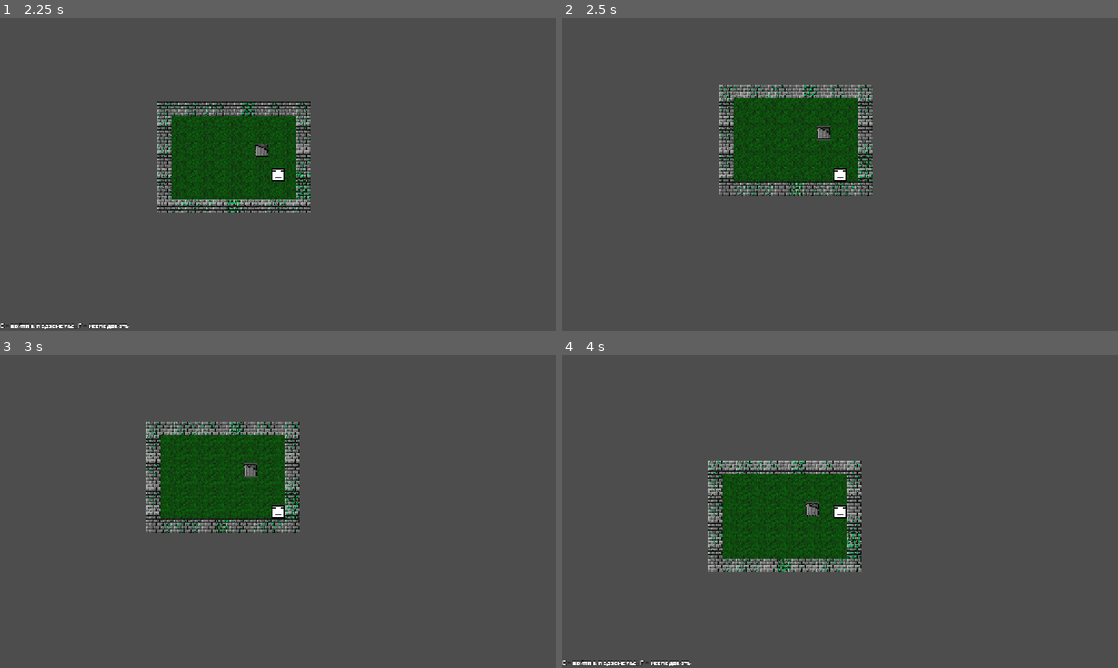
Above: before the commit, frames 1-4 (two rows, left to right).
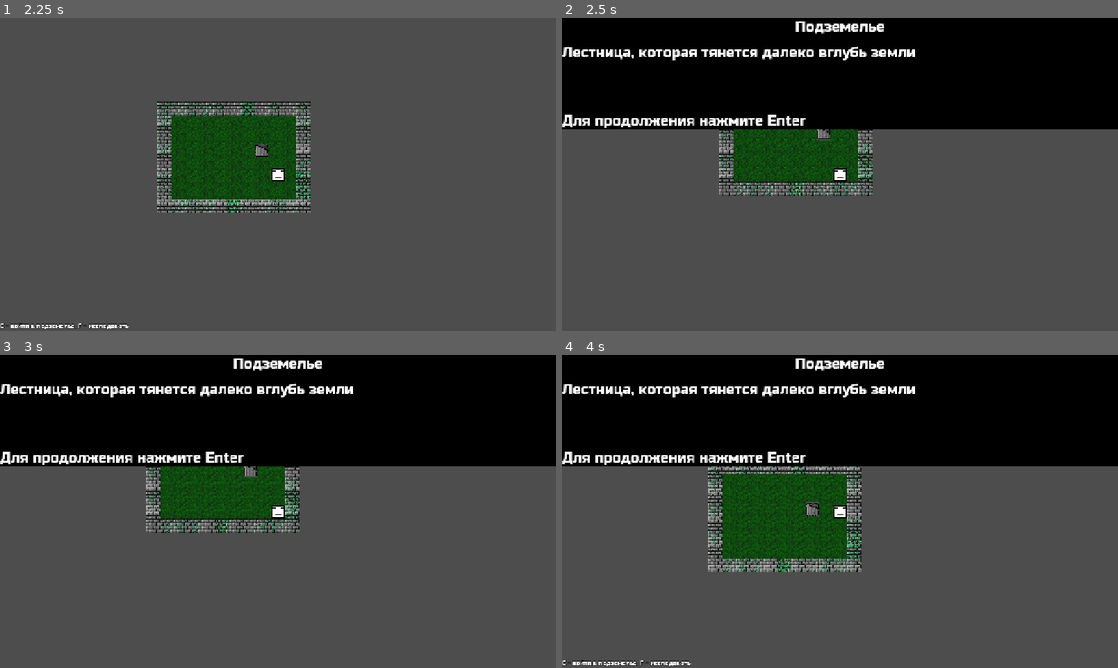
Above: after the commit, the same moments.

Repository: Rubytomatoboss/HOTD
Game: Godot game, scene res://scenes/menu.tscn
Same seed, same stepped clock (60 frames per second), same inputs: the game is played once before the commit and once after it.
Inputs:
- Up to frame 1 (2.25 s): click "Играть" at 0.5 s; tap Enter at 1.25 s; hold Right (move_right) 1.28-2.03 s; hold F (examine) 1.28-2.03 s; tap E (interaction) at 1.55, 2.1 s; hold Down (move_down) from 2.03 s (still down)
- Up to frame 2 (2.5 s): keep holding Down (move_down); tap F (examine) at 2.3 s
- Up to frame 3 (3 s): tap Space at 2.75 s; release Down (move_down) at 2.78 s; hold Right (move_right) from 2.78 s (still down); hold F (examine) from 2.78 s (still down)
- Up to frame 4 (4 s): tap E (interaction) at 3.05, 3.6 s; tap Enter at 3.5 s; release Right (move_right) at 3.53 s; release F (examine) at 3.53 s; hold Up (move_up) from 3.53 s (still down); tap F (examine) at 3.8 s

Frame 1 is identical in both runs. In frame 2, 35% of the frame differs, in the area x 0-100%, y 0-36%; in frame 3, 35%; in frame 4, 35%.

Commit message:
реализовываю механику исследования объектов

Diff:
--- a/project.godot
+++ b/project.godot
@@ -22,6 +22,17 @@
 window/size/mode=2
 window/stretch/mode="canvas_items"
 window/stretch/aspect="expand"
+
+[file_customization]
+
+folder_colors={
+"res://fonts/": "gray",
+"res://resources/": "orange",
+"res://scenes/": "red",
+"res://scripts/": "green",
+"res://sprites/": "blue",
+"res://tilesets/": "gray"
+}
 
 [input]
 
@@ -59,6 +70,11 @@
 "events": [Object(InputEventKey,"resource_local_to_scene":false,"resource_name":"","device":-1,"window_id":0,"alt_press …(192 unchanged characters)…
 ]
 }
+press_to_continue={
+"deadzone": 0.2,
+"events": [Object(InputEventKey,"resource_local_to_scene":false,"resource_name":"","device":-1,"window_id":0,"alt_pressed":false,"shift_pressed":false,"ctrl_pressed":false,"meta_pressed":false,"pressed":false,"keycode":0,"physical_keycode":4194309,"key_label":0,"unicode":0,"location":0,"echo":false,"script":null)
+]
+}
 
 [layer_names]
 
--- a/scenes/black_frame.tscn
+++ b/scenes/black_frame.tscn
@@ -49,3 +49,16 @@
 text = "Something"
 label_settings = SubResource("LabelSettings_h8au2")
 autowrap_mode = 2
+
+[node name="CenterLabel2" type="Label" parent="ColorRect"]
+layout_mode = 1
+anchors_preset = 12
+anchor_top = 1.0
+anchor_right = 1.0
+anchor_bottom = 1.0
+offset_top = -39.0
+grow_horizontal = 2
+grow_vertical = 0
+text = "Для продолжения нажмите Enter"
+label_settings = SubResource("LabelSettings_h8au2")
+autowrap_mode = 2
--- a/scenes/world.tscn
+++ b/scenes/world.tscn
@@ -1,8 +1,9 @@
-[gd_scene load_steps=6 format=4 uid="uid://ctpjoaws40sin"]
+[gd_scene load_steps=7 format=4 uid="uid://ctpjoaws40sin"]
 
 [ext_resource type="TileSet" uid="uid://lgikbmvv2yjp" path="res://tilesets/test_tile_set.tres" id="1_i7141"]
 [ext_resource type="PackedScene" uid="uid://dvvg50n3gx6qi" path="res://scenes/player.tscn" id="2_71j4m"]
 [ext_resource type="PackedScene" uid="uid://dd57xou3vgb58" path="res://scenes/test_object.tscn" id="3_4wyf3"]
+[ext_resource type="PackedScene" uid="uid://c3iume7ejc5jr" path="res://scenes/black_frame.tscn" id="5_71j4m"]
 [ext_resource type="Script" uid="uid://cuefcb0neh4ua" path="res://resources/blank_object.gd" id="6_q5onr"]
 
 [sub_resource type="Resource" id="Resource_71j4m"]
@@ -24,9 +25,16 @@
 
 [node name="Player" parent="." instance=ExtResource("2_71j4m")]
 
-[node name="Camera2D" type="Camera2D" parent="Player"]
+[node name="Camera" type="Camera2D" parent="Player"]
 scale = Vector2(0.5, 0.5)
 
 [node name="Object" parent="." instance=ExtResource("3_4wyf3")]
 position = Vector2(112, -16)
 object_stats = SubResource("Resource_71j4m")
+
+[node name="CanvasLayer" type="CanvasLayer" parent="."]
+
+[node name="BlackFrame" parent="CanvasLayer" instance=ExtResource("5_71j4m")]
+visible = false
+
+[connection signal="showBlackFrame" from="Object" to="CanvasLayer/BlackFrame" method="_on_object_show_black_frame"]
--- a/scripts/black_frame.gd
+++ b/scripts/black_frame.gd
@@ -1,13 +1,21 @@
 extends Control
 class_name BlackFrame
 
-var upper_text: String
-var center_text: String
+
+#var upper_text: String
+#var center_text: String
 
 @onready var upper_label: Label = $ColorRect/UpperLabel
 @onready var center_label: Label = $ColorRect/CenterLabel
 
 
-func _process(delta: float) -> void:
+#func _process(delta: float) -> void:
+	#upper_label.text = upper_text
+	#center_label.text = center_text
+
+
+func _on_object_show_black_frame(upper_text, center_text) -> void:
+	show()
 	upper_label.text = upper_text
 	center_label.text = center_text
+	print("lol")
--- a/scripts/object.gd
+++ b/scripts/object.gd
@@ -1,7 +1,9 @@
 extends StaticBody2D
+signal showBlackFrame
 
 @export var object_stats: UsableObject
 @onready var interactable: Area2D = $interactable
+
 
 func _ready() -> void:
 	interactable.interact = _on_interact
@@ -12,3 +14,10 @@
 			print("used")
 		"examine":
 			print("examined")
+			emit_signal("showBlackFrame", object_stats.name, object_stats.description)
+			Engine.time_scale = 0
+			await press_to_continue()
+			Engine.time_scale = 1
+
+func press_to_continue():
+	pass
